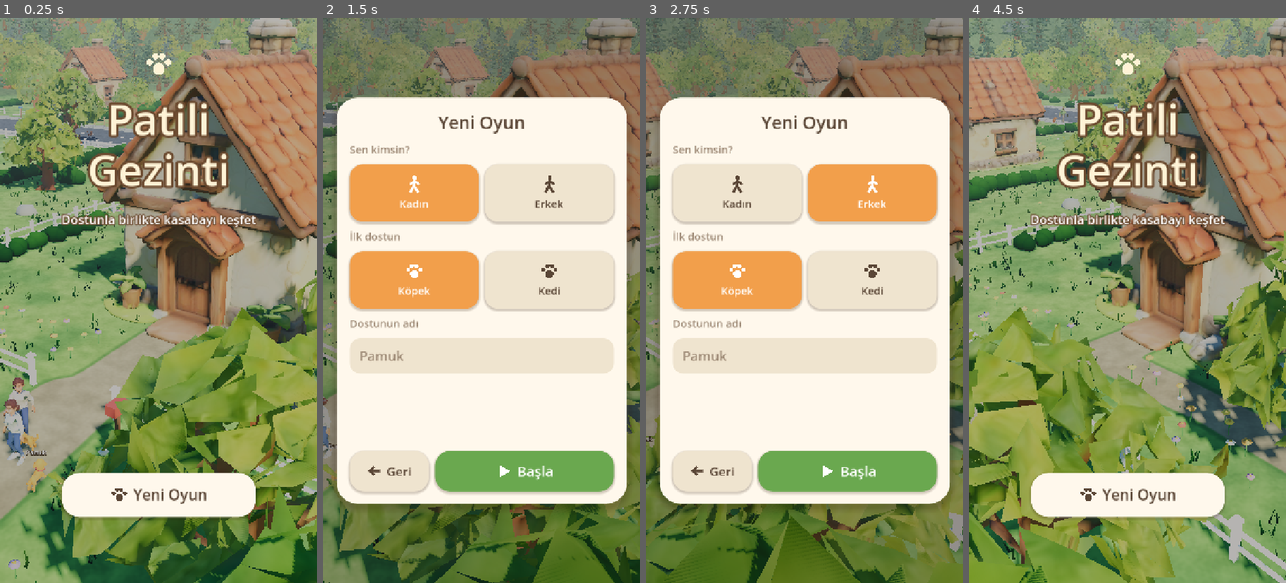
Above: before the commit, frames 1-4 (left to right).
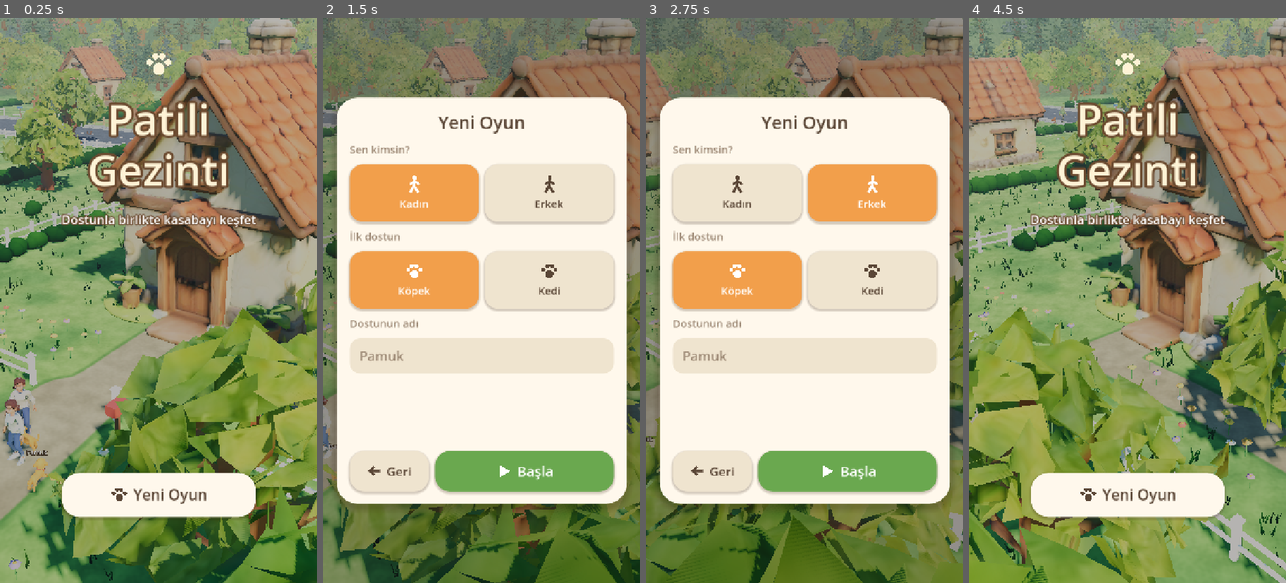
Above: after the commit, the same moments.

Repository: osmanadali/evcil-hayvan
Game: Godot game, scene res://scenes/main.tscn
The game is run twice, just before and just after one commit, with the same random seed, the same clock (stepped at 60 frames per second) and the same inputs.
Inputs (mouse positions are in pixels of both pictures, inside the frame that each line leads up to):
- Up to frame 1 (0.25 s): no input
- Up to frame 2 (1.5 s): click (481, 492) at 0.5 s; click (414, 193) at 1.27 s
- Up to frame 3 (2.75 s): click (871, 193) at 2.02 s
- Up to frame 4 (4.5 s): click (1060, 277) at 2.77 s; click (1194, 277) at 3.52 s; click (1035, 470) at 4.27 s

The runs differ from the first frame. In frame 1, 4.8% of the frame differs, in the area x 0-100%, y 0-100%; in frame 2, 2.0%; in frame 3, 2.0%; in frame 4, 4.5%.

Commit message:
Hide occluding buildings, add loading screen, faster scatter, README
Co-Authored-By: Claude Fable 5.2 <noreply@anthropic.com>
Claude-Session: https://claude.ai/code/session_013YjY373KQobVL8gShQ3Eba

Diff:
--- a/scripts/main.gd
+++ b/scripts/main.gd
@@ -60,6 +60,7 @@
 var _slow_t := 0.0
 var _save_t := 0.0
 var _args := {}
+var _ready_done := false
 
 
 func _ready() -> void:
@@ -72,13 +73,30 @@
 	if _args.has("shot"):
 		state.reset()
 	_build_environment()
+	# Dunya kurulurken yukleniyor ekrani goster
+	var loading := CanvasLayer.new()
+	var bg := ColorRect.new()
+	bg.color = Color("f6e7c8")
+	bg.set_anchors_and_offsets_preset(Control.PRESET_FULL_RECT)
+	loading.add_child(bg)
+	var lt := Label.new()
+	lt.text = "Patili Gezinti\n\nKasaba hazırlanıyor…"
+	lt.horizontal_alignment = HORIZONTAL_ALIGNMENT_CENTER
+	lt.vertical_alignment = VERTICAL_ALIGNMENT_CENTER
+	lt.add_theme_font_size_override("font_size", 44)
+	lt.add_theme_color_override("font_color", Color("6b4a2f"))
+	lt.set_anchors_and_offsets_preset(Control.PRESET_FULL_RECT)
+	loading.add_child(lt)
+	add_child(loading)
+	cam = Camera3D.new()
+	add_child(cam)
+	await get_tree().process_frame
+	await get_tree().process_frame
 	world = World.new()
 	add_child(world)
 
-	cam = Camera3D.new()
 	cam.fov = 50.0
 	cam.far = 500.0
-	add_child(cam)
 	var ring := TorusMesh.new()
 	ring.inner_radius = 0.28
 	ring.outer_radius = 0.38
@@ -115,6 +133,8 @@
 		_mode = "menu"
 		ui.show_screen("menu"))
 	get_tree().set_auto_accept_quit(false)
+	loading.queue_free()
+	_ready_done = true
 	if _args.has("shot"):
 		_debug_shot()
 
@@ -269,6 +289,8 @@
 	_spawn_coins()
 	_enter_play()
 	ui.toast("Hoş geldin! Yürümek için bir yere dokun.")
+	ui.toast("Dostunu sevmek için üzerine dokun.")
+	ui.toast("Haritadan çarşıya git; Pet Shop'ta mama ve aksesuar var.")
 
 
 func _enter_play() -> void:
@@ -385,7 +407,7 @@
 # ---------------------------------------------------------------- girdi
 
 func _unhandled_input(e: InputEvent) -> void:
-	if _mode == "menu" or ui.is_blocking() or map_screen.visible:
+	if not _ready_done or _mode == "menu" or ui.is_blocking() or map_screen.visible:
 		return
 	var touch := DisplayServer.is_touchscreen_available()
 	if e is InputEventScreenTouch and touch:
@@ -729,6 +751,8 @@
 # ---------------------------------------------------------------- dongu
 
 func _process(dt: float) -> void:
+	if not _ready_done:
+		return
 	_pet_cd -= dt
 	_update_owner(dt)
 	for k in agents:
@@ -776,6 +800,7 @@
 			_slow_t = 0.3
 			state.visit(_owner_pos())
 			_update_context()
+			world.update_occluders(_owner_pos(), _mode != "photo")
 		_save_t += dt
 		if _save_t > 20.0:
 			_save_t = 0.0
@@ -1004,7 +1029,7 @@
 			if _args.has("cmd"):
 				var c: String = _args["cmd"]
 				if c == "throw":
-					_throw_to(_owner_pos() + Vector2(2, -9))
+					_throw_to(_owner_pos() + Vector2(float(_args.get("tx", "-3")), float(_args.get("tz", "-8"))))
 				elif c == "walk":
 					_go(_owner_pos() + Vector2(float(_args.get("dx", "0")), float(_args.get("dz", "-30"))))
 				elif c == "pin":
@@ -1031,5 +1056,15 @@
 			var t := owner_node.position + Vector3(0, 0.8, 0)
 			cam.position = t + Vector3(sin(a) * dist, 0.9, cos(a) * dist)
 			cam.look_at(t)
-	get_viewport().get_texture().get_image().save_png(_args["shot"])
+	if _args.has("secs"):
+		await get_tree().create_timer(float(_args["secs"])).timeout
+	var report := {"coins": state.d["coins"], "foods": state.d["foods"], "quests": state.d["quests"], "places": state.d["places"],
+		"owner": _owner_pos()}
+	for k in agents:
+		var p: Dictionary = state.pet(k)
+		report[k] = "mode=%d pose=%s pos=%s hunger=%.0f energy=%.0f fun=%.0f clean=%.0f xp=%.1f" % [agents[k].mode, agents[k].model.pose,
+			agents[k].pos2(), p["hunger"], p["energy"], p["fun"], p["clean"], p["xp"]]
+	print("RAPOR ", report)
+	if DisplayServer.get_name() != "headless":
+		get_viewport().get_texture().get_image().save_png(_args["shot"])
 	get_tree().quit()
--- a/scripts/ui.gd
+++ b/scripts/ui.gd
@@ -115,7 +115,13 @@
 
 	var cards := VBoxContainer.new()
 	cards.name = "Cards"
-	cards.position = Vector2(16, 24)
+	# Centik / kamera deligi icin ustten bosluk
+	var win := DisplayServer.window_get_size()
+	var safe := DisplayServer.get_display_safe_area()
+	var top := 24.0
+	if win.y > 0 and safe.position.y > 0:
+		top += safe.position.y * get_viewport().get_visible_rect().size.y / float(win.y)
+	cards.position = Vector2(16, top)
 	cards.add_theme_constant_override("separation", 10)
 	hud.add_child(cards)
 
@@ -123,7 +129,7 @@
 	right.set_anchors_and_offsets_preset(Control.PRESET_TOP_RIGHT)
 	right.offset_left = -176
 	right.offset_right = -16
-	right.offset_top = 24
+	right.offset_top = top
 	right.alignment = BoxContainer.ALIGNMENT_BEGIN
 	right.add_theme_constant_override("separation", 12)
 	hud.add_child(right)
--- a/scripts/world.gd
+++ b/scripts/world.gd
@@ -22,12 +22,20 @@
 var _rng := RandomNumberGenerator.new()
 var _splat_a: Texture2D
 var _splat_b: Texture2D
+var _img_a: Image
+var _img_b: Image
+var _grid := PackedFloat32Array()
+var _grid_x0 := 0.0
+var _grid_z0 := 0.0
+var _grid_nx := 0
+var _grid_nz := 0
 var _scenes := {}
 var _flower_xf: Array[Transform3D] = []
 var _flower_col: Array[Color] = []
 var _bush_xf: Array[Transform3D] = []
 var _bush_col: Array[Color] = []
 var _tree_fixed: Array = []        # [konum, boy, tur]
+var _occluders: Array = []         # [model, merkez, yari boyut]
 var _ducks: Array = []
 var _clouds: Array[Node3D] = []
 var _fire: MeshInstance3D
@@ -38,30 +46,49 @@
 	_rng.seed = 20261112
 	_splat_a = load("res://assets/splat_a.png")
 	_splat_b = load("res://assets/splat_b.png")
-	_build_ground()
-	_build_water()
-	_build_home()
-	_build_street()
-	_build_plaza()
-	_build_bridge_and_pier()
-	_build_play_area()
-	_build_kiosk()
-	_build_garden()
-	_build_picnic()
-	_build_lookouts()
-	_build_square()
-	_build_orchard()
-	_build_beach()
-	_build_camp()
-	_build_lamps()
-	_build_trees()
-	_build_pond_life()
-	_scatter_plants()
-	_build_clouds()
+	_img_a = _splat_a.get_image()
+	_img_b = _splat_b.get_image()
+	var t0 := Time.get_ticks_msec()
+	for step in ["ground", "water", "home", "street", "plaza", "bridge_and_pier", "play_area", "kiosk", "garden", "picnic", "lookouts", "square", "orchard", "beach", "camp", "lamps", "trees", "pond_life", "scatter_plants", "clouds"]:
+		var t := Time.get_ticks_msec()
+		call(("_scatter_plants" if step == "scatter_plants" else "_build_" + step))
+		if OS.has_environment("SURE"):
+			print("SURE ", step, " ", Time.get_ticks_msec() - t, " ms")
+	if OS.has_environment("SURE"):
+		print("SURE toplam ", Time.get_ticks_msec() - t0, " ms")
 
 
 func gy(p: Vector2) -> float:
 	return ParkMap.terrain_height(p)
+
+
+## Zemin izgarasindan okunan yukseklik (bitki serpistirmede hizli olsun diye).
+func _fast_y(p: Vector2) -> float:
+	var fx := p.x - _grid_x0
+	var fz := p.y - _grid_z0
+	var ix := int(fx)
+	var iz := int(fz)
+	if fx < 0.0 or fz < 0.0 or ix >= _grid_nx - 1 or iz >= _grid_nz - 1:
+		return ParkMap.terrain_height(p)
+	var tx := fx - ix
+	var tz := fz - iz
+	var a := _grid[iz * _grid_nx + ix]
+	var b := _grid[iz * _grid_nx + ix + 1]
+	var c := _grid[(iz + 1) * _grid_nx + ix]
+	var d := _grid[(iz + 1) * _grid_nx + ix + 1]
+	return lerpf(lerpf(a, b, tx), lerpf(c, d, tx), tz)
+
+
+## Boyama dokularindan okunan zemin turu: cim serpistirilebilir mi?
+func _is_lawn(p: Vector2) -> bool:
+	var uv := (p - ParkMap.SPLAT_CENTER) / ParkMap.SPLAT_EXTENT + Vector2(0.5, 0.5)
+	var x := clampi(int(uv.x * 1024.0), 0, 1023)
+	var y := clampi(int(uv.y * 1024.0), 0, 1023)
+	var a := _img_a.get_pixel(x, y)
+	if a.r > 0.15 or a.b > 0.25 or a.g < 0.61:
+		return false
+	var b := _img_b.get_pixel(x, y)
+	return b.r < 0.15 and b.g < 0.15
 
 
 func at(p: Vector2, y := 0.0) -> Vector3:
@@ -166,7 +193,19 @@
 func _block_model(holder: Node3D, p: Vector2, shrink := 0.82) -> void:
 	var h: Vector2 = holder.get_meta("half")
 	var quarter := absf(fmod(absf(holder.rotation.y), PI) - PI / 2.0) < 0.1
-	_block(p, (Vector2(h.y, h.x) if quarter else h) * shrink)
+	var half := Vector2(h.y, h.x) if quarter else h
+	_block(p, half * shrink)
+	_occluders.append([holder, p, half])
+
+
+## Kamera guneyden baktigi icin, oyuncu bir binanin arkasina gecince o bina gizlenir.
+func update_occluders(owner_pos: Vector2, enabled := true) -> void:
+	for o in _occluders:
+		var c: Vector2 = o[1]
+		var h: Vector2 = o[2]
+		var north_face := c.y - h.y - owner_pos.y
+		var behind := north_face > -2.0 * h.y + 0.5 and north_face < 6.6 and absf(owner_pos.x - c.x) < h.x + 1.2
+		(o[0] as Node3D).visible = not (behind and enabled)
 
 
 # ---------------------------------------------------------------- arazi
@@ -185,6 +224,21 @@
 		for i in nx:
 			var p := Vector2(xs[i], zs[j])
 			verts[j * nx + i] = Vector3(p.x, ParkMap.terrain_height(p), p.y)
+	# Ic bolgenin (1 m aralikli) yuksekliklerini sakla
+	var i0 := 0
+	var j0 := 0
+	while xs[i0] < mn.x - 4.0:
+		i0 += 1
+	while zs[j0] < mn.y - 4.0:
+		j0 += 1
+	_grid_x0 = xs[i0]
+	_grid_z0 = zs[j0]
+	_grid_nx = int(mx.x - mn.x) + 8
+	_grid_nz = int(mx.y - mn.y) + 8
+	_grid.resize(_grid_nx * _grid_nz)
+	for j in _grid_nz:
+		for i in _grid_nx:
+			_grid[j * _grid_nx + i] = verts[(j + j0) * nx + i + i0].y
 	var normals := PackedVector3Array()
 	normals.resize(verts.size())
 	var idx := PackedInt32Array()
@@ -620,7 +674,7 @@
 	var cafe := _model("kafe", ParkMap.CAFE, 13.0, -PI / 2)
 	_block_model(cafe, ParkMap.CAFE)
 	# Ortada buyuk agac ve cevresinde tas oturak
-	_tree_fixed.append([s, 10.0, 0])
+	_tree_fixed.append([s, 7.5, 0])
 	Kit.cyl(self, 2.2, 2.3, 0.5, at(s, 0.25), Kit.mat("b9b3a6"), 20)
 	Kit.cyl(self, 1.7, 1.7, 0.06, at(s, 0.52), Kit.mat("4d3a2a"), 20)
 	circles.append(Vector3(s.x, s.y, 2.4))
@@ -983,10 +1037,9 @@
 	while placed < 2600 and tries < 60000:
 		tries += 1
 		var p := Vector2(_rng.randf_range(mn.x, mx.x), _rng.randf_range(mn.y, mx.y))
+		if not _is_lawn(p) or ParkMap.lot_sd(p) < 0.5:
+			continue
 		var d := ParkMap.path_sd(p)
-		if d < 0.5 or ParkMap.water_sd(p) < 1.0 or ParkMap.paved_sd(p) < 0.4 or ParkMap.lot_sd(p) < 0.5 \
-				or ParkMap.rect_sd(p, ParkMap.PLAY_MIN, ParkMap.PLAY_MAX) < 0.3 or p.distance_to(ParkMap.BEACH) < ParkMap.BEACH_R:
-			continue
 		if d < 2.2:
 			_flower(at(p), Color(FLOWER_COLORS[_rng.randi() % 6]))
 		elif _rng.randf() < 0.12:
@@ -1017,10 +1070,10 @@
 	while gxf.size() < 26000 and tries < 200000:
 		tries += 1
 		var p := Vector2(_rng.randf_range(mn.x, mx.x), _rng.randf_range(mn.y, mx.y))
-		if ParkMap.path_sd(p) < 0.3 or ParkMap.water_sd(p) < 0.9 or ParkMap.paved_sd(p) < 0.3 \
-				or ParkMap.rect_sd(p, ParkMap.PLAY_MIN, ParkMap.PLAY_MAX) < 0.2 or p.distance_to(ParkMap.BEACH) < ParkMap.BEACH_R - 1.0:
+		if not _is_lawn(p):
 			continue
-		gxf.append(_xf(p, _rng.randf_range(0.6, 1.1)))
+		var gs := _rng.randf_range(0.6, 1.1)
+		gxf.append(Transform3D(Basis(Vector3.UP, _rng.randf() * TAU).scaled(Vector3(gs, gs, gs)), Vector3(p.x, _fast_y(p), p.y)))
 		gcol.append(Color(gcols[_rng.randi() % 4]))
 	_multimesh(_grass_mesh(), gxf, gcol, false, 24.0, 34.0)
 
--- a/shaders/ground.gdshader
+++ b/shaders/ground.gdshader
@@ -11,7 +11,7 @@
 uniform vec3 grass_dry : source_color = vec3(0.58, 0.62, 0.30);
 uniform vec3 path_a : source_color = vec3(0.71, 0.60, 0.43);
 uniform vec3 path_b : source_color = vec3(0.60, 0.49, 0.34);
-uniform vec3 sand : source_color = vec3(0.85, 0.76, 0.55);
+uniform vec3 sand : source_color = vec3(0.70, 0.61, 0.42);
 uniform vec3 mud : source_color = vec3(0.30, 0.42, 0.38);
 uniform vec3 asphalt : source_color = vec3(0.27, 0.28, 0.31);
 uniform vec3 paving : source_color = vec3(0.66, 0.64, 0.60);
Binary file added: docs/ekranlar.jpg
Binary file added: docs/hayvan-pozlari.jpg
Binary file added: docs/menu.jpg
Binary file removed: docs/oyun-ekranlari.jpg
Binary file added: docs/oyun.jpg
Binary file removed: docs/park-genel.jpg
Binary file removed: docs/park-yakin.jpg
Binary file removed: docs/top-getir.jpg
Not shown, added: export_presets.cfg
Not shown, removed: PLAN.md
